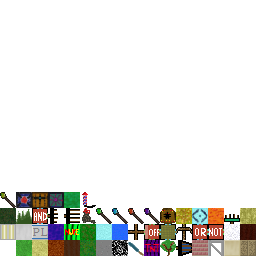
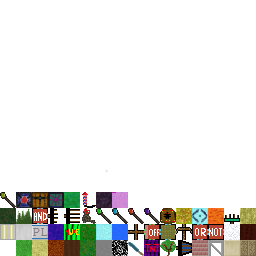
Two versions of the same layered image (256x256). Layer-by-layer changes:
painted on "ItemTextures.png" over [96, 169, 128, 208]
